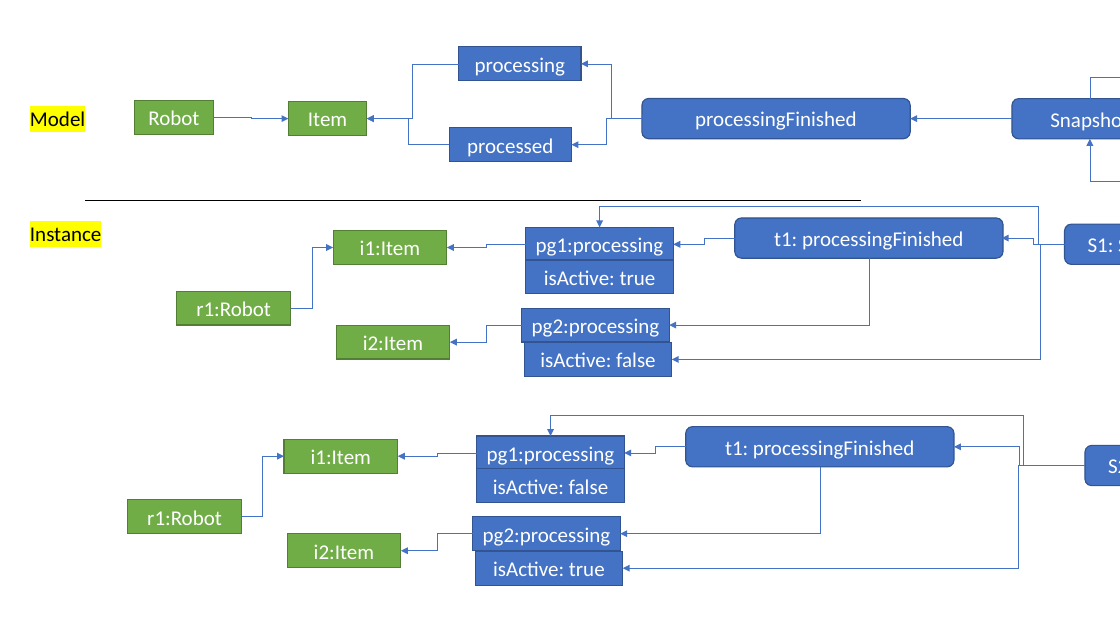
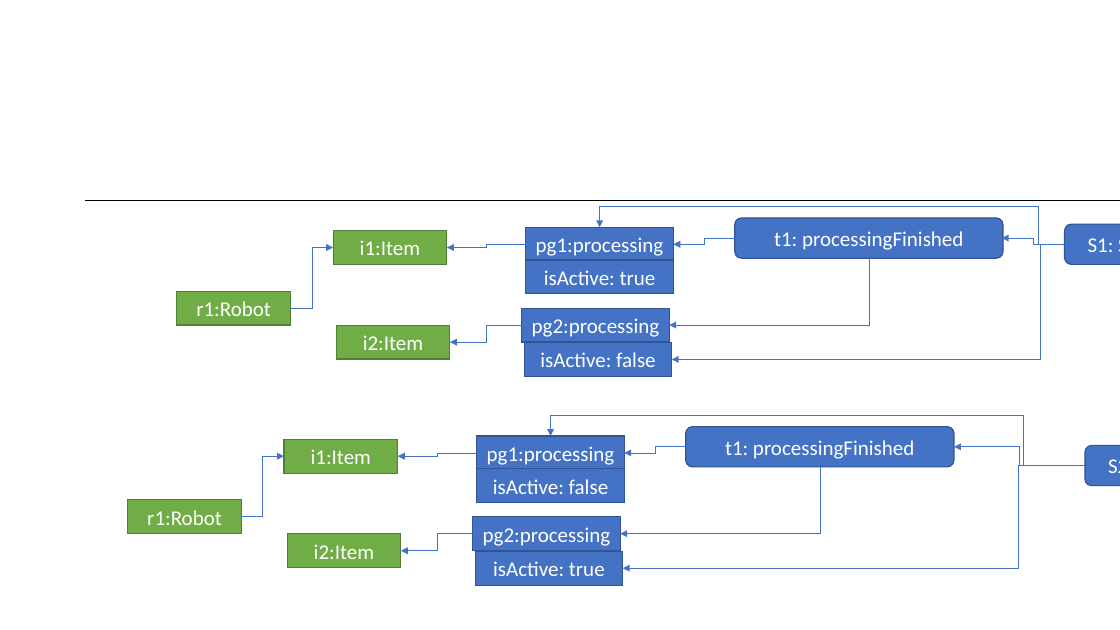
Before and after one commit to cdl-mint/at-journal, a slide deck: slide 14 of figures/2022_AT_Figures.pptx (slide 12 before the commit). Drawn at 1120x630 pixels with LibreOffice and Linux fonts; fonts in the diff are those of the drawing. Boxes give left, top, right and bottom in pixels: in the first picture for what was removed or moved away, otherwise in the second. Text is boxed around its words. In the diff, an @@ line names an element or a change of style, - is before the commit and + after.

```diff
--- a/figures/2022_AT_Figures.pptx
+++ b/figures/2022_AT_Figures.pptx
@@ rectangle removed at bbox=[459, 47, 581, 81] @@
-processing
@@ elbow arrow removed from (459, 64) to (367, 118) @@
@@ elbow arrow removed from (642, 118) to (581, 64) @@
@@ elbow arrow removed from (1091, 98) to (1120, 118) @@
@@ text removed at bbox=[30, 111, 85, 126] @@
-Model
@@ rectangle removed at bbox=[135, 101, 213, 134] @@
-Robot
@@ elbow arrow removed from (213, 118) to (288, 118) @@
@@ rectangle removed at bbox=[288, 102, 366, 135] @@
-Item
@@ elbow arrow removed from (450, 145) to (367, 118) @@
@@ elbow arrow removed from (642, 118) to (571, 145) @@
@@ rounded rectangle removed at bbox=[642, 98, 910, 139] @@
-processingFinished
@@ elbow arrow removed from (1012, 118) to (911, 118) @@
@@ rounded rectangle removed at bbox=[1012, 98, 1120, 139] @@
-Snapshot
@@ rectangle removed at bbox=[450, 128, 572, 161] @@
-processed
@@ elbow arrow removed from (1120, 224) to (1091, 139) @@
@@ line moved from (86, 200) - (861, 200) to (86, 200) - (1120, 200) @@
@@ text removed at bbox=[30, 227, 101, 241] @@
-Instance
```
Also in this commit, not shown: 2 other slides changed, 1 slide added.
